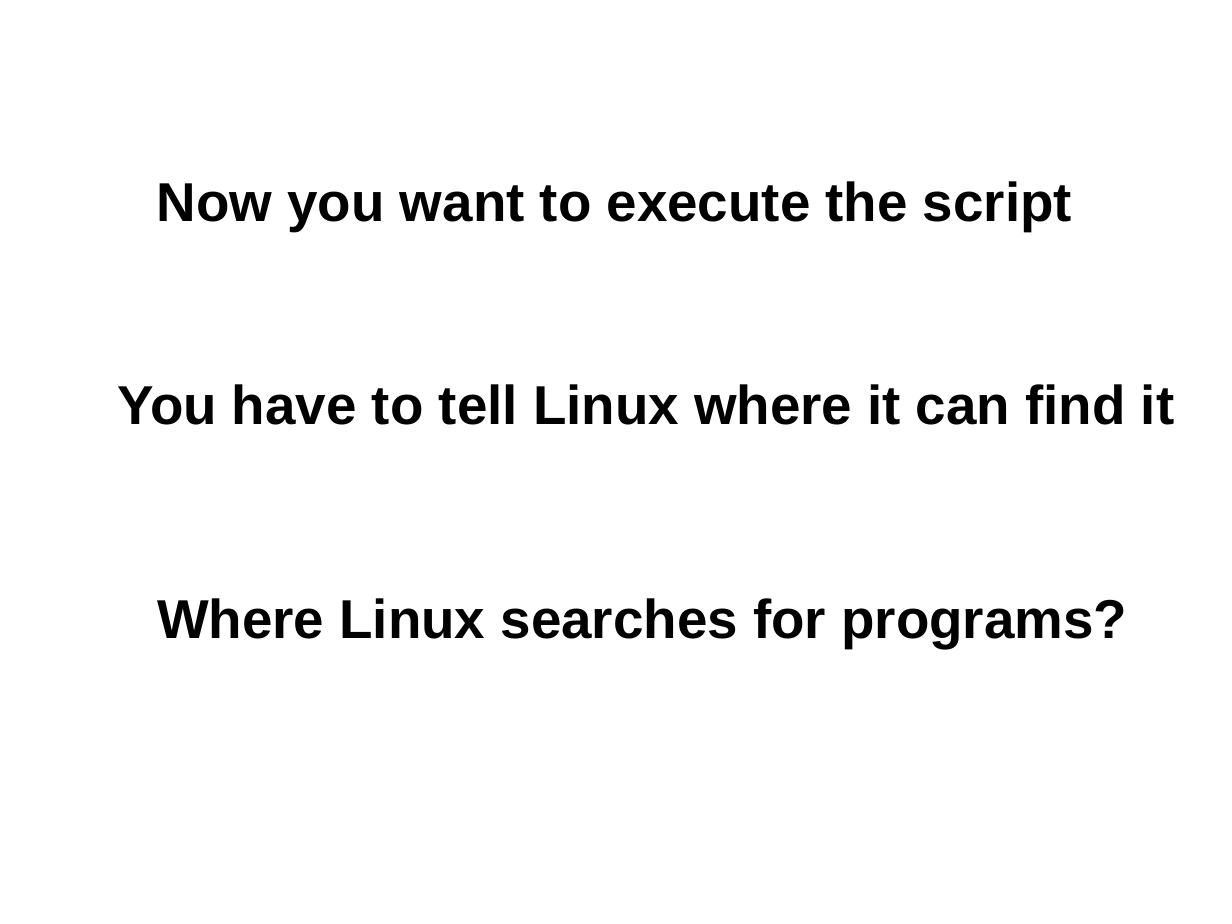
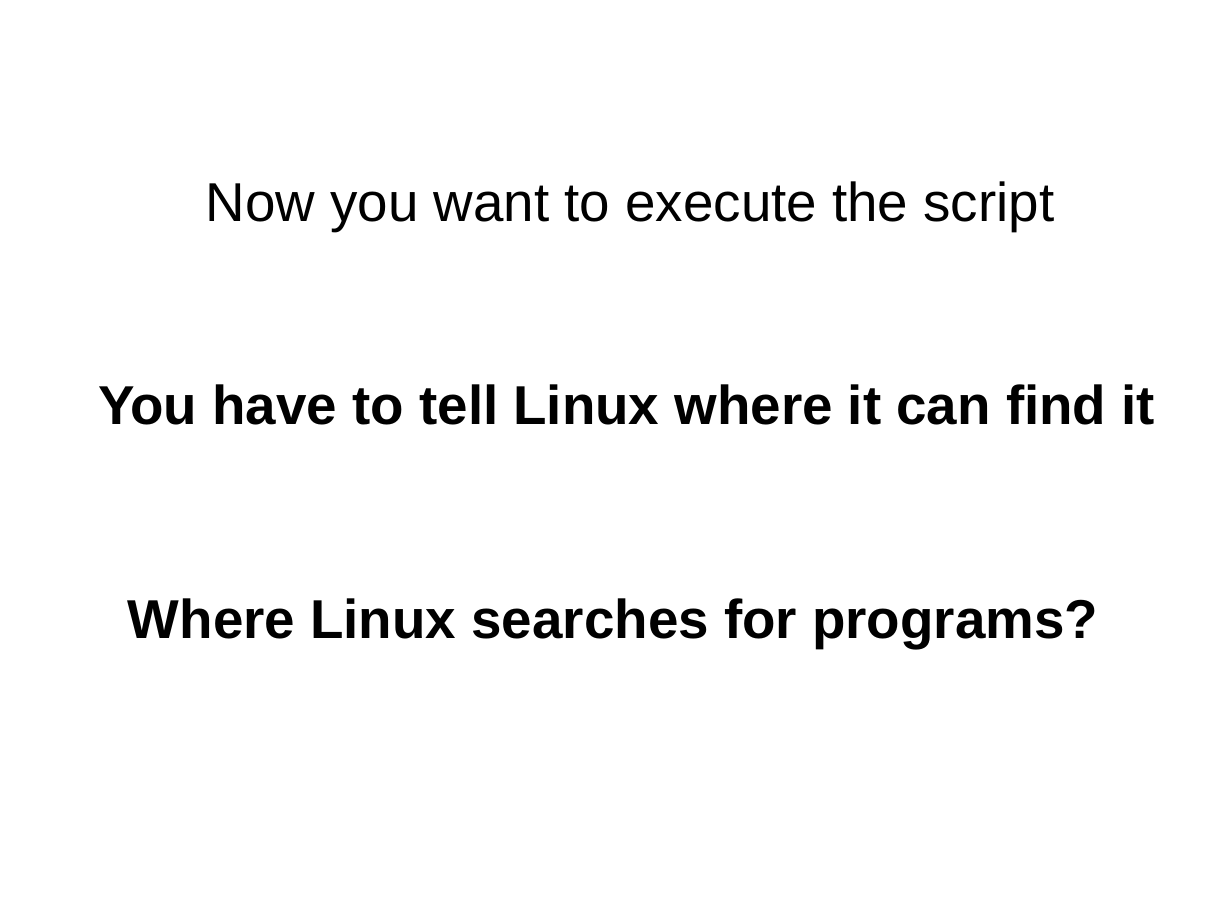
Before and after one commit to aidanbudd/ppisnd, a slide deck: slide 46 of trainingMaterial/allegraVia/linux_command_line/Unix-Theory-EMBO-Budapest.ppt. Drawn at 1232x924 pixels with LibreOffice and Linux fonts; fonts in the diff are those of the drawing. Boxes give left, top, right and bottom in pixels: in the first picture for what was removed or moved away, otherwise in the second. Text is boxed around its words. In the diff, an @@ line names an element or a change of style, - is before the commit and + after.

Commit message:
minor changes to Linux ppt

```diff
--- a/trainingMaterial/allegraVia/linux_command_line/Unix-Theory-EMBO-Budapest.ppt
+++ b/trainingMaterial/allegraVia/linux_command_line/Unix-Theory-EMBO-Budapest.ppt
@@ text "Now you want to execute ...": place and size @@
-text "Now you want to execute ..." at (157, 181, 1072, 230)
+text "Now you want to execute ..." at (206, 181, 1055, 230)
@@ text "Now you want to execute ..." at (206, 181, 1055, 230): bold off @@
@@ text "You have to tell Linux ...": place and size @@
-text "You have to tell Linux ..." at (117, 384, 1174, 425)
+text "You have to tell Linux ..." at (98, 384, 1155, 425)
@@ text "Where Linux searches for programs?": place and size @@
-text "Where Linux searches for programs?" at (157, 598, 1127, 648)
+text "Where Linux searches for programs?" at (128, 598, 1098, 648)
```
Also in this commit, not shown: 5 other slides changed, 2 slides added.
